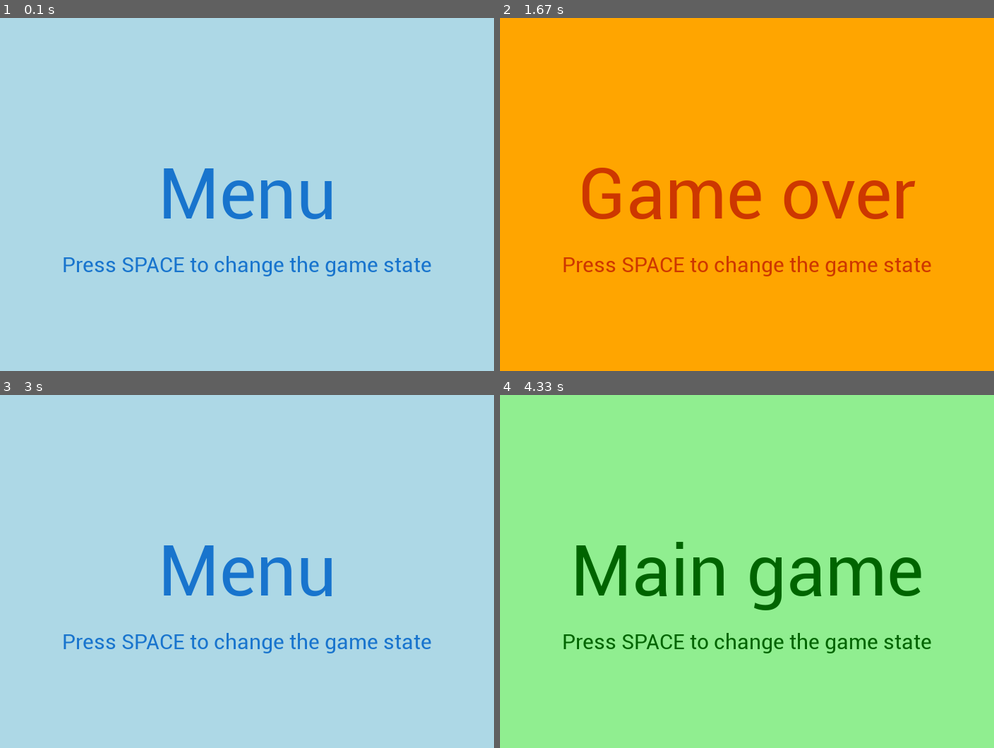
Above: before the commit, frames 1-4 (two rows, left to right).
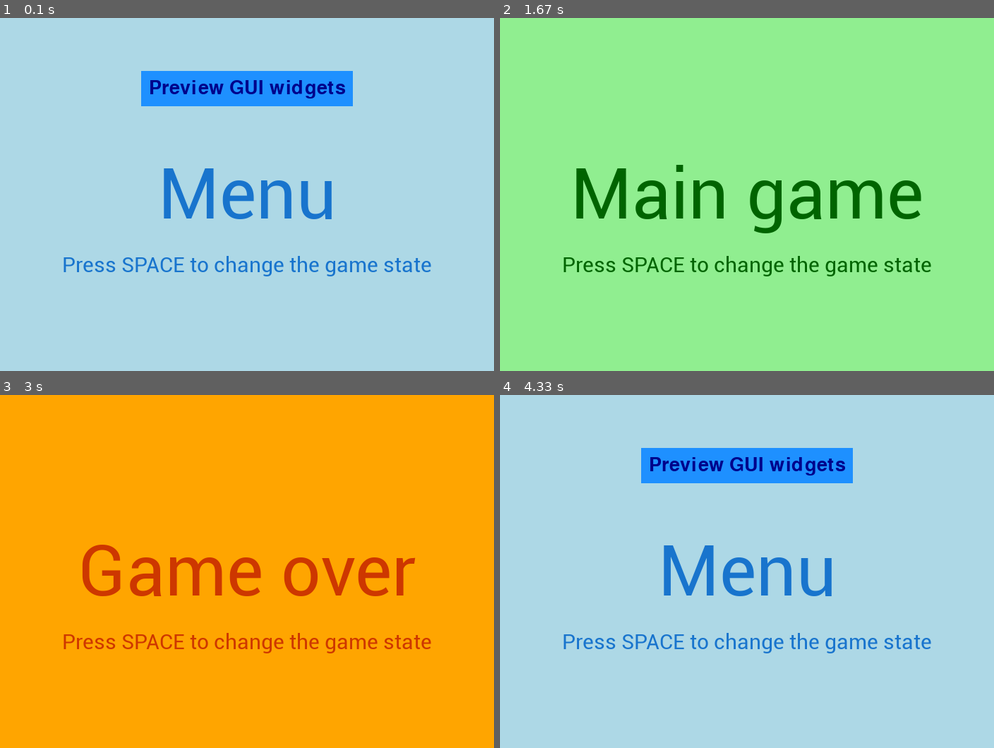
Above: after the commit, the same moments.

Repository: JosefVesely/PyGame-Framework
Game: pygame game, started from main.py
Same seed, same stepped clock (60 frames per second), same inputs: the game is played once before the commit and once after it.
Inputs (mouse positions are in pixels of both pictures, inside the frame that each line leads up to):
- Up to frame 1 (0.1 s): no input
- Up to frame 2 (1.67 s): click (747, 88) at 0.38 s, where only the run after the commit has a clickable "Preview GUI widgets"; tap Space at 0.67, 1 s
- Up to frame 3 (3 s): tap Space at 2.83 s
- Up to frame 4 (4.33 s): tap Space at 3.17 s; click (919, 663) at 3.55 s

The runs differ from the first frame. In frame 1, 4.3% of the frame differs, in the area x 28-72%, y 15-25%; in frame 2, 100%, in the area x 0-100%, y 0-100%; in frame 3, 100%; in frame 4, 100%.

Commit message:
Added buttons

Diff:
--- a/Game.py
+++ b/Game.py
@@ -5,6 +5,7 @@
 from states.Menu import Menu
 from states.MainGame import MainGame
 from states.GameOver import GameOver
+from states.GUIWidgets import GUIWidgets
 
 class Game:
     def __init__(self):
@@ -31,6 +32,7 @@
         # Game state
         self.states = {
             "MENU": Menu(),
+            "WIDGETS": GUIWidgets(),
             "MAINGAME": MainGame(),
             "GAMEOVER": GameOver(),
         }
@@ -71,6 +73,8 @@
 
             self.state.done = False
             self.state = self.states[next_state]
+            pg.mouse.set_cursor(pg.SYSTEM_CURSOR_ARROW)
+
 
         self.state.update(self.dt)
 
--- /dev/null
+++ b/states/GUIWidgets.py
@@ -0,0 +1,37 @@
+import pygame as pg
+from states.GameState import GameState
+from utils.Button import Button
+from utils.Input import Input
+
+class GUIWidgets(GameState):
+    def __init__(self):
+        super().__init__()
+
+        self.button = Button("Click me!", None, 250, 50, center=pg.Vector2(350, 50), font_size=30)
+        self.input = Input("Enter text", None, 250, 50, center=pg.Vector2(350, 150), font_size=30)
+
+    def handle_events(self, events):
+        for event in events:
+            if event.type == pg.KEYDOWN:
+                if event.key == pg.K_SPACE:
+                    self.done = True
+                    self.next_state = "MENU"
+
+        self.button.handle_events(events)
+        self.input.handle_events(events)
+
+    def update(self, dt):
+        self.button.update()
+        self.input.update()
+
+    def render(self, screen):
+        screen.fill(pg.Color("pink"))
+
+        width, height = screen.get_width(), screen.get_height()
+
+        text_info = self.font_small.render("Press SPACE to go back", True, pg.Color("orangered4"))
+        text_info_rect = text_info.get_rect(center=(width/2, height/2+100))
+        screen.blit(text_info, text_info_rect)
+
+        self.button.render(screen)
+        self.input.render(screen)
--- a/states/Menu.py
+++ b/states/Menu.py
@@ -1,9 +1,13 @@
 import pygame as pg
 from states.GameState import GameState
+from utils.Button import Button
 
 class Menu(GameState):
     def __init__(self):
         super().__init__()
+
+        self.button = Button("Preview GUI widgets", None, 300, 50, center=pg.Vector2(350, 100),
+                             font_size=40, text_color=pg.Color("darkblue"), bg_color=pg.Color("dodgerblue"))
 
     def handle_events(self, events):
         for event in events:
@@ -11,6 +15,15 @@
                 if event.key == pg.K_SPACE:
                     self.done = True
                     self.next_state = "MAINGAME"
+
+        self.button.handle_events(events)
+
+        if self.button.clicked:
+            self.done = True
+            self.next_state = "WIDGETS"
+
+    def update(self, dt):
+        self.button.update()
 
     def render(self, screen):
         screen.fill(pg.Color("lightblue"))
@@ -24,3 +37,5 @@
         text_info = self.font_small.render("Press SPACE to change the game state", True, pg.Color("dodgerblue3"))
         text_info_rect = text_info.get_rect(center=(width/2, height/2+100))
         screen.blit(text_info, text_info_rect)
+
+        self.button.render(screen)
--- /dev/null
+++ b/utils/Button.py
@@ -0,0 +1,60 @@
+import pygame as pg
+
+class Button:
+    def __init__(self, text, pos: pg.Vector2, width, height,
+                 center: pg.Vector2=None, font_size=16,
+                 text_color=pg.Color("black"), bg_color=pg.Color("darkgray")):
+
+        if center:
+            self.rect = pg.Rect(0, 0, width, height)
+            self.rect.center = center
+        else:
+            self.rect = pg.Rect(pos.x, pos.y, width, height)
+
+        self.text = text
+        self.text_color = text_color
+        self.bg_color = bg_color
+        self.font_size = font_size
+
+        self.clicked = False
+        self.hovered = False
+
+    def render(self, screen):
+        # Button
+        if self.clicked:
+            pg.draw.rect(screen, pg.Color("green2"), self.rect)
+        elif self.hovered:
+            pg.draw.rect(screen, pg.Color("white"), self.rect)
+        else:
+            pg.draw.rect(screen, self.bg_color, self.rect)
+
+        # Text
+        self.font = pg.font.Font(None, self.font_size)
+
+        text = self.font.render(self.text, True, self.text_color)
+
+        text_rect = text.get_rect(center=self.rect.center)
+        screen.blit(text, text_rect)
+
+    def update(self):
+        if self.hovered:
+            pg.mouse.set_cursor(pg.SYSTEM_CURSOR_HAND)
+        else:
+            pg.mouse.set_cursor(pg.SYSTEM_CURSOR_ARROW)
+
+    def handle_events(self, events):
+        self.clicked = False
+        self.hovered = False
+
+        mouse_pos = pg.mouse.get_pos()
+
+        if pg.Rect.collidepoint(self.rect, mouse_pos):
+            self.hovered = True
+
+        for event in events:
+            if event.type == pg.MOUSEBUTTONDOWN:
+                if pg.Rect.collidepoint(self.rect, mouse_pos):
+                    self.clicked = True
+
+    def set_center(self, x, y):
+        self.rect.center = (x, y)
--- /dev/null
+++ b/utils/Input.py
@@ -0,0 +1,40 @@
+import pygame as pg
+
+class Input:
+    def __init__(self, default_value, pos: pg.Vector2, width, height,
+                 center: pg.Vector2=None, font_size=16,
+                 text_color=pg.Color("black"), bg_color=pg.Color("darkgray")):
+
+        if center:
+            self.rect = pg.Rect(0, 0, width, height)
+            self.rect.center = center
+        else:
+            self.rect = pg.Rect(pos.x, pos.y, width, height)
+
+        self.text_color = text_color
+        self.bg_color = bg_color
+        self.font_size = font_size
+
+        self.value = default_value
+        self.clicked = False
+        self.hovered = False
+
+    def handle_events(self, events): ...
+
+    def update(self):...
+
+    def render(self, screen):
+        if self.clicked:
+            pg.draw.rect(screen, pg.Color("green2"), self.rect)
+        elif self.hovered:
+            pg.draw.rect(screen, pg.Color("white"), self.rect)
+        else:
+            pg.draw.rect(screen, self.bg_color, self.rect)
+
+        # Text
+        self.font = pg.font.Font(None, 30)
+
+        text = self.font.render(self.value, True, self.text_color)
+
+        text_rect = text.get_rect(center=self.rect.center)
+        screen.blit(text, text_rect)
